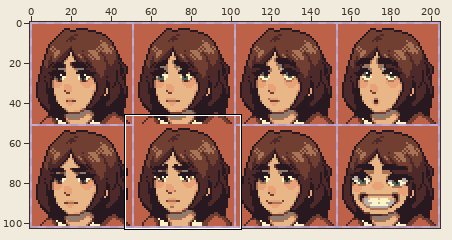
File history of a sprite sheet, assets/sprites/characters/portraits/nour/sheet_portraits_nour.png. Above, an overview of the earlier version with the close-up marked.
Close-up. Before:
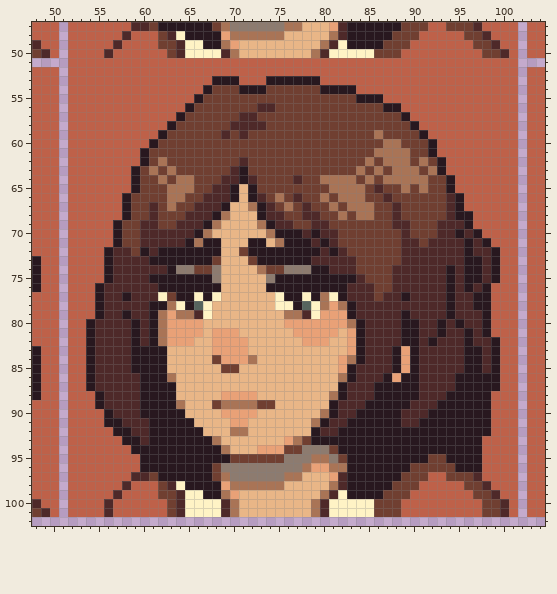
The file is 205x103 pixels. Shown: x 48..104, y 47..102. The commit also changed other parts of the picture, which this record leaves out.
After:
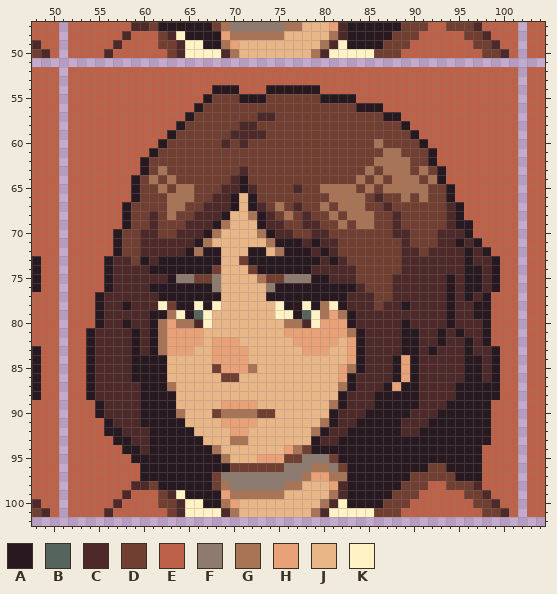
Palette (. is transparent): A #28181f  B #56645e  C #4e2929  D #703f31  E #be6149  F #8d7b6f  G #a97456  H #e9a177  J #e9b687  K #fff3c5
The exact change:
Changed rows in their new state; - is an unchanged pixel.
first column x 52:
 51 ..................................................
 53 ----------------EEE---EEEEEE----------------------
 54 ---------------EAAAEEEAAAAAAEEEE------------------
 55 --------------EA---AAA------AAAAEEE---------------
 56 -------------EA------DD---------AAAEE-------------
 57 ------------EA-----DDCC------------AAE------------
 58 -----------EA-----D--D---------------AE-----------
 59 ----------EA-----DC-CC------------D---AE----------
 60 ---------EA------C-C--------------GDD--AE---------
 61 --------EA------------------------D--D------------
 62 ----------D--------D-------------DG----DAE--------
 63 -------EADGD------DC------------DGDG--DGD---------
 64 ---------GDGDD---D--D----D--DDDDGDGD---DGAE-------
 65 ----------GD----D-CAC----C--G---DGDGG-G-----------
 66 ------EA-----G-D-----D-D-D--DG----CD-G-G--AE------
 67 ---------D--G-D--CA-ACDGDCD-GDG--D-CD-------------
 68 -----------G-D--CA--G--DG--D-GDG------------E-----
 69 -----EA-D---D--CAG---AC-D-C-D-G-GG---D---D-A------
 70 ----------DD--CAG----GACCDDC-D------C------CAE----
 71 -------------CAGJ---JJGA--CAC---------D-D--ACAE---
 72 ----EAD-C-CCC-G----J--JG---CACD--------D------AE--
 73 -------DAC------A--DA------A-A-D-------------C----
 74 ---------AA-AAAAD---DAAAAAACC-------D-----C-------
 75 ---------CC-FFDD-----GDDFFF--CCCD-----------------
 76 ---EA----A------F-----F--------A-D-----------ACA--
 77 ------C---AA--A-A-----AA--A-AA-----D-C------AC----
 78 ------A--CKDA-KAK-------A-KA-KAC--D--A------------
 79 ------C---AGKAB--------KKAB-G-G------C-------A----
 80 --EA--AC----GGCK--------GGCK---AC-----C--CAC------
 81 ----------------JJJ-----H-----HG-----------AC-----
 82 --------------H----J-----H---H----------CA----AE--
 83 --------C-GHHH------------HHH-------CA--A----C----
 84 ----------------H---J---------JH------------------
 85 ----------------DHHHG----------GA-----------------
 86 -------A---J-----DD-----------H----CAH-----C--C---
 87 -----------G------------------GA--C-H-------------
 88 --AC-------------JJJJ--------J------------C----A--
 89 ------------J---JHHHHJJ------GA--C----A--C--------
 90 ---AC-------G---DGGGGDD-----J---C----A--C---------
 91 -----C--A----J---H--H------JGA-C-------C----------
 92 ----A-C-------J---HH-------GA-C------CC-----------
 93 -----A-C-------JJ-GG----JJJ-CC----------------A---
 94 ------A-C-------GJ---JJJHGDAAA--------------------
 95 -------A---------GJJJHHHDD-FFDA---------AA--------
 96 ----------------AADDDDDD--FGGFD-------AA--A-------
 97 -------EAA-------F------FFGHHGG------A--DD-AAA----
 98 ------ECCDAAA---DGFFFFFFGG---H------A--D--DD-CE---
 99 -----EC----CKAA--HGGGGGG----JGC----A--D-----D-CE--
100 ----EC----D----AAGH--------JGC-AAAA--D-------D-CE-
Changed places in both close-ups, as pixel boxes (x1, y1, x2, y2):
changed: (68, 58, 518, 508)
